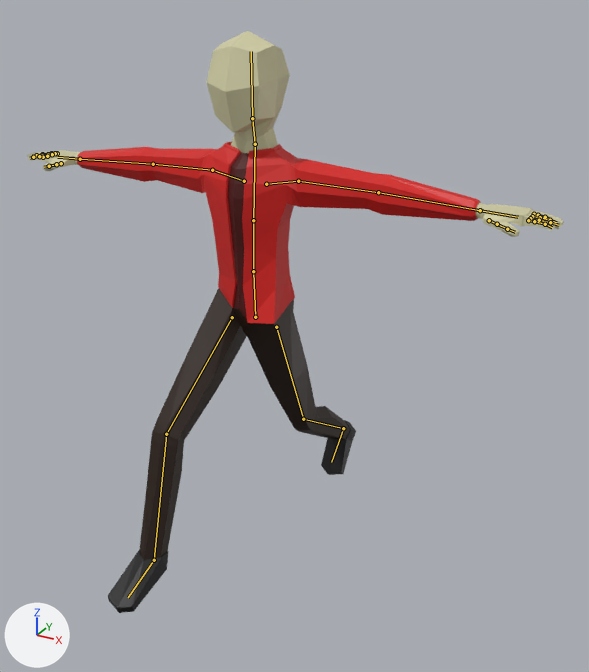
The Blender file Western Shooter Client/Assets/Models/remotePlayer.blend as it was, and as the next commit left it.
Rendered twice from a camera (50 mm lens) standing at (18.3, -28.8, 27.1) and looking at (2.2, 0.6, 12.4). The axes (+X, +Y, +Z) are drawn at lower left. The lights are the same throughout. Both versions are drawn at frame 1 of the action 'Walk'; the numbers are the values there. The bones that bend it are drawn over the model as lines.
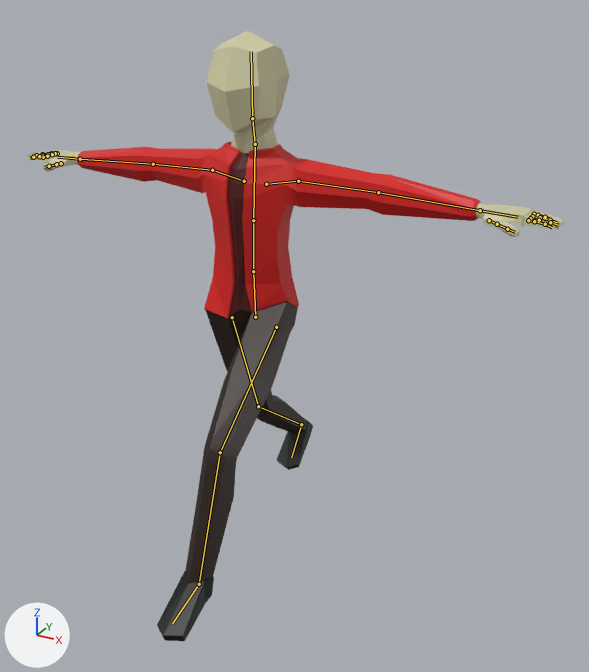
Where the change shows, as pixel boxes [x1, y1, x2, y2] in the pictures (589 x 672 px):
'Cube.002', posed: before [27, 31, 564, 613]; after [27, 31, 564, 641]

The change in detail:
Bone 'Foot_IK.L' (bone_foot_ik_l) moves from (0.14, 2.64, -1.16) to (0.13, -2.58, -1.02).
Bone 'Foot_IK.L' (bone_foot_ik_l) turns from (-50, 0, 0) to (-13, 0, 0) degrees about its own x, y and z.
Bone 'Foot_IK.R' (bone_foot_ik_r) moves from (-0.13, -2.5, -1.05) to (-0.13, 2.56, -1.03).
Bone 'Foot_IK.R' (bone_foot_ik_r) turns from (-12, 0, 0) to (-37, 0, 0) degrees about its own x, y and z.
